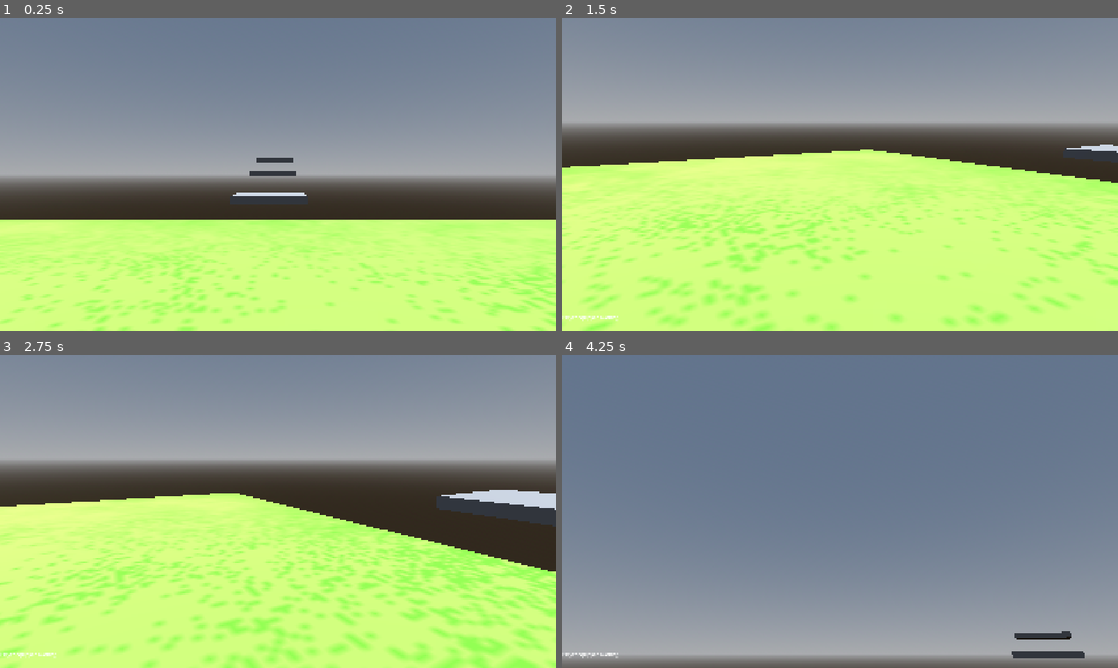
Above: before the commit, frames 1-4 (two rows, left to right).
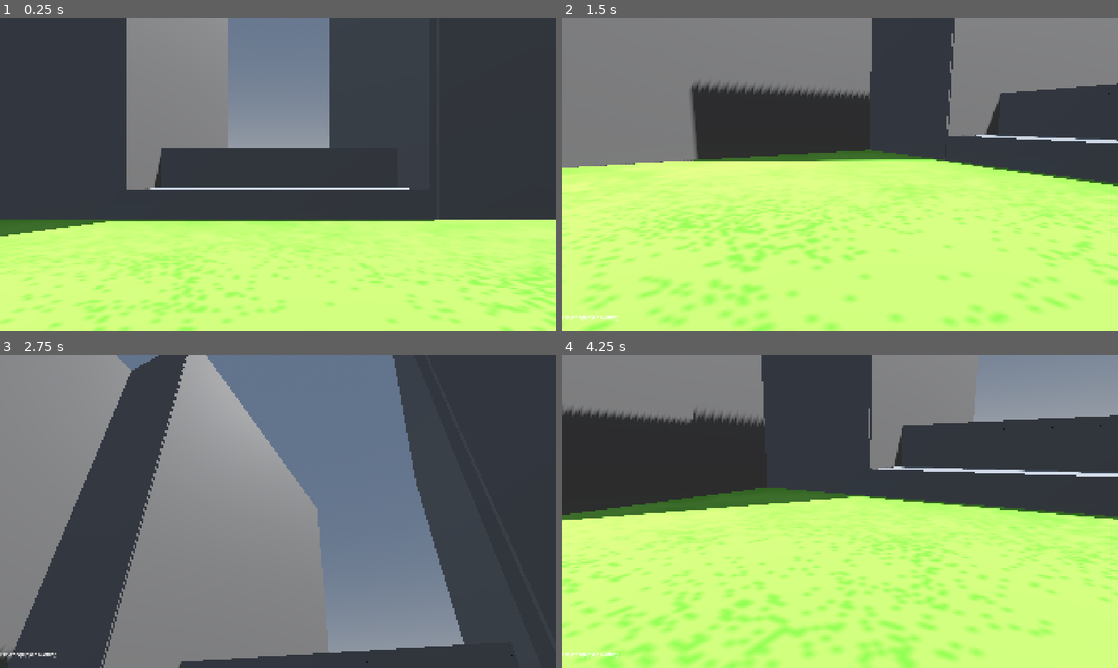
Above: after the commit, the same moments.

Repository: EndeKey/Game-Off-Game
Game: Godot game, scene res://Scenes/Main.tscn
The game is run twice, just before and just after one commit, with the same random seed, the same clock (stepped at 60 frames per second) and the same inputs.
Inputs (mouse positions are in pixels of both pictures, inside the frame that each line leads up to):
- Up to frame 1 (0.25 s): no input
- Up to frame 2 (1.5 s): tap Enter (ui_accept) at 0.5, 0.77 s; move the mouse to (962, 158) at 0.52 s; hold D (Right) 0.53-1.28 s; tap Tab (Select) at 0.6, 1.35 s; click (962, 158) at 0.67 s; move the mouse to (812, 174) at 1.27 s; hold W (Forward) from 1.28 s (still down)
- Up to frame 3 (2.75 s): tap Enter (ui_accept) at 1.52 s; move the mouse to (333, 442) at 2.02 s; release W (Forward) at 2.03 s; hold D (Right) from 2.03 s (still down); hold Shift (Snort) from 2.03 s (still down); click (333, 442) at 2.17 s; tap Tab (Select) at 2.3 s
- Up to frame 4 (4.25 s): move the mouse to (812, 574) at 2.77 s; release D (Right) at 2.78 s; release Shift (Snort) at 2.78 s; hold W (Forward) from 2.78 s (still down); tap Tab (Select) at 2.85, 3.6 s; click (812, 574) at 2.92 s; tap Enter (ui_accept) at 3.02, 3.77 s; move the mouse to (878, 514) at 3.52 s; tap R (Reset) at 4.15 s

The runs differ from the first frame. In frame 1, 48% of the frame differs, in the area x 0-100%, y 0-70%; in frame 2, 37%; in frame 3, 87%; in frame 4, 99%, in the area x 0-100%, y 0-100%.

Commit message:
started making the level

Diff:
--- a/game-off-/Scenes/Main.tscn
+++ b/game-off-/Scenes/Main.tscn
@@ -3,6 +3,7 @@
 [ext_resource type="Texture2D" uid="uid://c6hj2x7ibyvn" path="res://Assets/grass.png" id="1_idj7w"]
 [ext_resource type="PackedScene" uid="uid://dnaxj1shvqa4x" path="res://Scenes/Player.tscn" id="1_r150o"]
 [ext_resource type="PackedScene" uid="uid://c3k8ge65vrj0v" path="res://Scenes/wheelscene.tscn" id="3_kln2b"]
+[ext_resource type="PackedScene" uid="uid://ccy6o66uukcch" path="res://Scenes/wall.tscn" id="4_rgh2o"]
 
 [sub_resource type="ProceduralSkyMaterial" id="ProceduralSkyMaterial_r150o"]
 sky_horizon_color = Color(0.66224277, 0.6717428, 0.6867428, 1)
@@ -28,6 +29,11 @@
 
 [sub_resource type="BoxShape3D" id="BoxShape3D_rgh2o"]
 
+[sub_resource type="PlaneMesh" id="PlaneMesh_61ot5"]
+
+[sub_resource type="ConcavePolygonShape3D" id="ConcavePolygonShape3D_pbw6q"]
+data = PackedVector3Array(1, 0, 1, -1, 0, 1, 1, 0, -1, -1, 0, 1, -1, 0, -1, 1, 0, -1)
+
 [node name="Node3D" type="Node3D" unique_id=1809722822]
 
 [node name="WorldEnvironment" type="WorldEnvironment" parent="." unique_id=1990846281]
@@ -37,45 +43,80 @@
 transform = Transform3D(-0.8660254, -0.43301278, 0.25, 0, 0.49999997, 0.86602545, -0.50000006, 0.75, -0.43301266, 0, 0, 0)
 shadow_enabled = true
 
-[node name="MeshInstance3D" type="MeshInstance3D" parent="." unique_id=1077415638]
-transform = Transform3D(10, 0, 0, 0, 10, 0, 0, 0, 10, 0, 0, 0)
+[node name="CharacterBody3D" parent="." unique_id=932941082 instance=ExtResource("1_r150o")]
+transform = Transform3D(1, 0, 0, 0, 1, 0, 0, 0, 1, 0, 1, 0)
+
+[node name="wheelscene" parent="." unique_id=2037938458 instance=ExtResource("3_kln2b")]
+
+[node name="world" type="Node3D" parent="." unique_id=1113445535]
+transform = Transform3D(1, 0, 0, 0, 1, 0, 0, 0, 1, 0, 1, 0)
+
+[node name="MeshInstance3D" type="MeshInstance3D" parent="world" unique_id=1077415638]
+transform = Transform3D(10, 0, 0, 0, 10, 0, 0, 0, 10, 0, -1, 0)
 material_override = SubResource("StandardMaterial3D_kln2b")
 mesh = SubResource("PlaneMesh_12j5o")
 
-[node name="StaticBody3D" type="StaticBody3D" parent="MeshInstance3D" unique_id=1295884333]
+[node name="StaticBody3D" type="StaticBody3D" parent="world/MeshInstance3D" unique_id=1295884333]
 
-[node name="CollisionShape3D" type="CollisionShape3D" parent="MeshInstance3D/StaticBody3D" unique_id=1566825956]
+[node name="CollisionShape3D" type="CollisionShape3D" parent="world/MeshInstance3D/StaticBody3D" unique_id=1566825956]
 shape = SubResource("ConcavePolygonShape3D_idj7w")
 
-[node name="CharacterBody3D" parent="." unique_id=932941082 node_paths=PackedStringArray("inventory") instance=ExtResource("1_r150o")]
-transform = Transform3D(1, 0, 0, 0, 1, 0, 0, 0, 1, 0, 1, 0)
-inventory = NodePath("../wheelscene")
-
-[node name="MeshInstance3D2" type="MeshInstance3D" parent="." unique_id=295669284]
-transform = Transform3D(-1.3120213e-07, 0, 3.0084624, 0, 0.29141483, 0, -3.0015552, 0, -1.3150408e-07, -0.338104, 0.4602797, -13.173816)
+[node name="MeshInstance3D2" type="MeshInstance3D" parent="world" unique_id=295669284]
+transform = Transform3D(-1.3120211e-07, 0, 10.952414, 0, 0.29141483, 0, -3.0015547, 0, -4.787452e-07, -0.338104, -0.24013376, -11.42356)
 mesh = SubResource("BoxMesh_12j5o")
 
-[node name="StaticBody3D" type="StaticBody3D" parent="MeshInstance3D2" unique_id=2098160070]
+[node name="StaticBody3D" type="StaticBody3D" parent="world/MeshInstance3D2" unique_id=2098160070]
 
-[node name="CollisionShape3D" type="CollisionShape3D" parent="MeshInstance3D2/StaticBody3D" unique_id=1910451126]
+[node name="CollisionShape3D" type="CollisionShape3D" parent="world/MeshInstance3D2/StaticBody3D" unique_id=1910451126]
 shape = SubResource("BoxShape3D_rgh2o")
 
-[node name="MeshInstance3D3" type="MeshInstance3D" parent="." unique_id=537952832]
-transform = Transform3D(-1.3052221e-07, 0, 3, 0, 0.28999996, 0, -2.9859998, 0, -1.3113416e-07, -0.30848503, 2.596757, -26.097324)
+[node name="MeshInstance3D3" type="MeshInstance3D" parent="world" unique_id=537952832]
+transform = Transform3D(-1.305222e-07, 0, 11.025229, 0, 0.28999996, 0, -2.9859996, 0, -4.8192805e-07, -0.30848503, 1.5967569, -26.097324)
 mesh = SubResource("BoxMesh_12j5o")
 
-[node name="StaticBody3D" type="StaticBody3D" parent="MeshInstance3D3" unique_id=1226120862]
+[node name="StaticBody3D" type="StaticBody3D" parent="world/MeshInstance3D3" unique_id=1226120862]
 
-[node name="CollisionShape3D" type="CollisionShape3D" parent="MeshInstance3D3/StaticBody3D" unique_id=1792760879]
+[node name="CollisionShape3D" type="CollisionShape3D" parent="world/MeshInstance3D3/StaticBody3D" unique_id=1792760879]
 shape = SubResource("BoxShape3D_rgh2o")
 
-[node name="MeshInstance3D4" type="MeshInstance3D" parent="." unique_id=1955674666]
-transform = Transform3D(-1.3052221e-07, 0, 3, 0, 0.28999996, 0, -2.9859998, 0, -1.3113416e-07, -0.30848503, 1.4935896, -21.230574)
+[node name="MeshInstance3D4" type="MeshInstance3D" parent="world" unique_id=1955674666]
+transform = Transform3D(-1.305222e-07, 0, 11.301319, 0, 0.28999996, 0, -2.9859996, 0, -4.939963e-07, -0.30848503, 1.4743159, -14.529445)
 mesh = SubResource("BoxMesh_12j5o")
 
-[node name="StaticBody3D" type="StaticBody3D" parent="MeshInstance3D4" unique_id=833018506]
+[node name="StaticBody3D" type="StaticBody3D" parent="world/MeshInstance3D4" unique_id=833018506]
 
-[node name="CollisionShape3D" type="CollisionShape3D" parent="MeshInstance3D4/StaticBody3D" unique_id=1921751825]
+[node name="CollisionShape3D" type="CollisionShape3D" parent="world/MeshInstance3D4/StaticBody3D" unique_id=1921751825]
 shape = SubResource("BoxShape3D_rgh2o")
 
-[node name="wheelscene" parent="." unique_id=2037938458 instance=ExtResource("3_kln2b")]
+[node name="MeshInstance3D5" type="MeshInstance3D" parent="world" unique_id=2138739878]
+transform = Transform3D(-4.1950713e-07, -0.99999964, 0, 9.597204, -4.3711374e-08, 0, 0, 0, 9.936339, 9.989682, 8.483593, 0)
+mesh = SubResource("PlaneMesh_61ot5")
+
+[node name="StaticBody3D" type="StaticBody3D" parent="world/MeshInstance3D5" unique_id=37229230]
+
+[node name="CollisionShape3D" type="CollisionShape3D" parent="world/MeshInstance3D5/StaticBody3D" unique_id=43728775]
+shape = SubResource("ConcavePolygonShape3D_pbw6q")
+
+[node name="Wall" parent="world" unique_id=668405007 instance=ExtResource("4_rgh2o")]
+transform = Transform3D(10.406486, 0, 0, 0, -4.371138e-08, 9.8583975, 0, -0.9999998, -4.3092425e-07, 0.20086384, 8.304992, 9.764749)
+
+[node name="Wall2" parent="world" unique_id=552491504 instance=ExtResource("4_rgh2o")]
+transform = Transform3D(-4.5488193e-07, 0.9999998, 4.3092425e-07, 0, -4.371138e-08, 9.8583975, 10.406486, 4.371138e-08, 1.8836297e-14, -9.880815, 8.304992, 0.35723972)
+
+[node name="Wall3" parent="world" unique_id=459003809 instance=ExtResource("4_rgh2o")]
+transform = Transform3D(-2.6119032, 8.742276e-08, 3.7672597e-14, 0, -4.3711385e-08, 9.8583975, 2.2833983e-07, 0.9999998, 4.309243e-07, 7.53823, 8.304992, -9.881213)
+
+[node name="Wall4" parent="world" unique_id=1376943184 instance=ExtResource("4_rgh2o")]
+transform = Transform3D(-2.9265141, -8.7422755e-08, -3.7672587e-14, 0, -4.3711378e-08, 9.8583975, -2.55844e-07, 0.99999976, 4.3092416e-07, -7.8452344, 8.304992, -9.881213)
+
+[node name="Wall5" parent="world" unique_id=407999733 instance=ExtResource("4_rgh2o")]
+transform = Transform3D(-4.5488193e-07, -0.9999998, -4.3092425e-07, 0, -4.371138e-08, 9.8583975, -10.406486, 4.371138e-08, 1.8836297e-14, 5.164513, 8.304992, -20.064487)
+
+[node name="Wall6" parent="world" unique_id=766437466 instance=ExtResource("4_rgh2o")]
+transform = Transform3D(1.3646456e-06, 0.99999976, 4.3092416e-07, 1.6160652e-21, -4.3711378e-08, 9.8583975, 10.406485, -1.3113413e-07, -5.6508878e-14, -4.9834538, 8.304992, -20.248152)
+
+[node name="Wall7" parent="world" unique_id=2062399510 instance=ExtResource("4_rgh2o")]
+transform = Transform3D(-6.201764, 8.742274e-08, 7.7876294e-16, 3.589646e-21, -4.3711374e-08, 2.898727, 5.4217537e-07, 0.9999998, 1.2670738e-07, -0.31636953, -2.9548707, -9.895606)
+
+[node name="Wall8" parent="world" unique_id=633684972 instance=ExtResource("4_rgh2o")]
+transform = Transform3D(-6.201764, 8.742274e-08, 7.7876294e-16, 3.589646e-21, -4.3711374e-08, 2.898727, 5.4217537e-07, 0.9999998, 1.2670738e-07, -0.31636953, -1.2963476, -13.044644)
--- /dev/null
+++ b/game-off-/Scenes/wall.tscn
@@ -0,0 +1,14 @@
+[gd_scene format=3 uid="uid://ccy6o66uukcch"]
+
+[sub_resource type="PlaneMesh" id="PlaneMesh_12j5o"]
+
+[sub_resource type="ConcavePolygonShape3D" id="ConcavePolygonShape3D_b57mv"]
+data = PackedVector3Array(1, 0, 1, -1, 0, 1, 1, 0, -1, -1, 0, 1, -1, 0, -1, 1, 0, -1)
+
+[node name="Wall" type="MeshInstance3D" unique_id=668405007]
+mesh = SubResource("PlaneMesh_12j5o")
+
+[node name="StaticBody3D" type="StaticBody3D" parent="." unique_id=2138193110]
+
+[node name="CollisionShape3D" type="CollisionShape3D" parent="StaticBody3D" unique_id=1449558248]
+shape = SubResource("ConcavePolygonShape3D_b57mv")
--- a/game-off-/Scripts/UI.gd
+++ b/game-off-/Scripts/UI.gd
@@ -14,3 +14,4 @@
 	elif Input.is_action_just_released("Select"):
 		var tool = $Selectionwheel.Close()
 		$Label.text = "Player equipped:" + tool
+		Input.mouse_mode = Input.MOUSE_MODE_CAPTURED
--- a/game-off-/Scripts/player.gd
+++ b/game-off-/Scripts/player.gd
@@ -40,7 +40,7 @@
 		velocity.z = move_toward(velocity.z, 0, SPEED)
 	if Input.is_action_just_pressed("Reset"):
 		global_position = checkpoint
-		flourdoses = 2
+		flourdoses = 3
 #Using drugs
 	if Input.is_action_just_pressed("Snort"):
 		if inventory.options[inventory.select].name == "Nothing":
